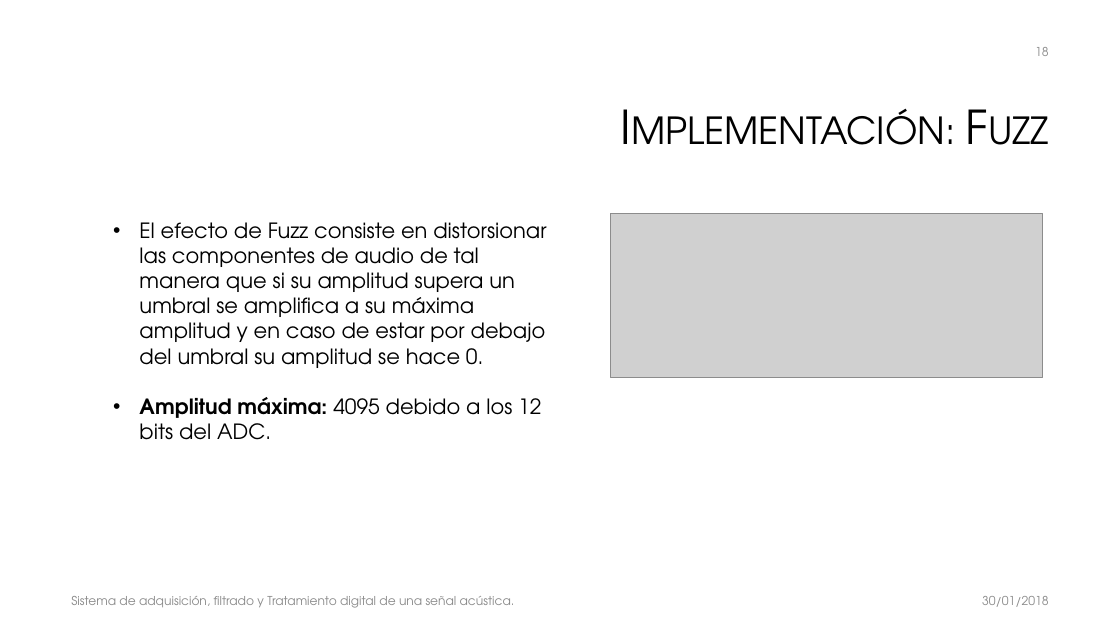
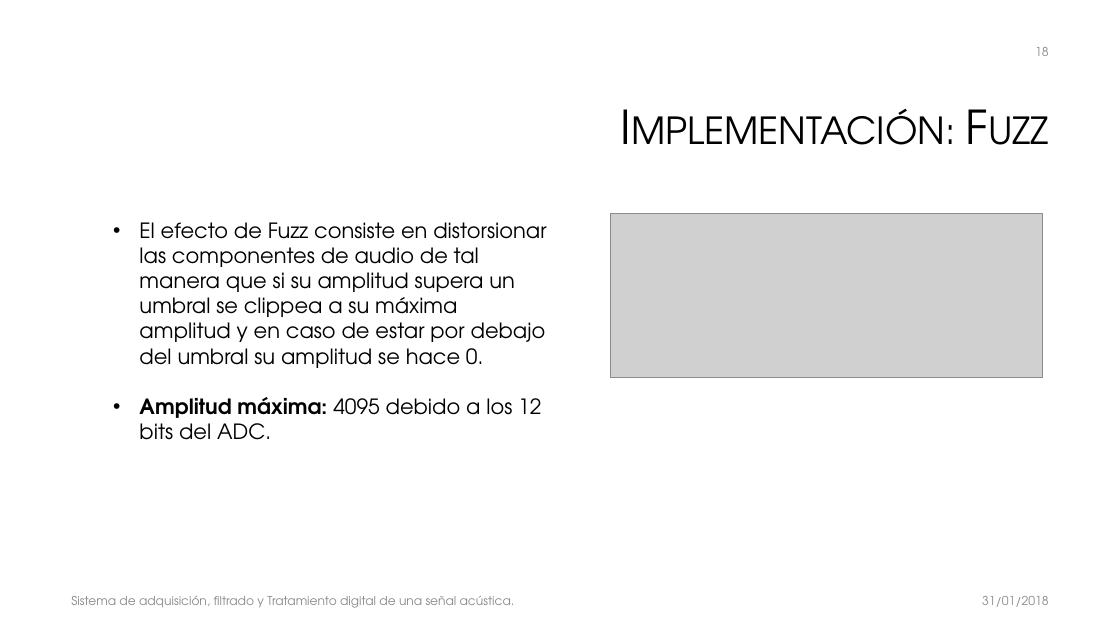
Before and after one commit to galledohm/Prueba1, a slide deck: slide 18 of Subsis/Presentación/Sistema de adquisición, filtrado y Tratamiento digital.pptx. Drawn at 1120x630 pixels with LibreOffice and Linux fonts; fonts in the diff are those of the drawing; grey boxes stand for pictures; background and template pictures are left out. Boxes give left, top, right and bottom in pixels: in the first picture for what was removed or moved away, otherwise in the second. Text is boxed around its words. In the diff, an @@ line names an element or a change of style, - is before the commit and + after.

```diff
--- a/Subsis/Presentación/Sistema de adquisición, filtrado y Tratamiento digital.pptx
+++ b/Subsis/Presentación/Sistema de adquisición, filtrado y Tratamiento digital.pptx
@@ text at (x1=139, y1=222, x2=546, y2=368): text changed @@
-  • El efecto de Fuzz consiste en distorsionar las componentes de audio de tal manera que si su amplitud supera un umbral se amplifica a su máxima amplitud y en caso de estar por debajo del umbral su amplitud se hace 0.
+  • El efecto de Fuzz consiste en distorsionar las componentes de audio de tal manera que si su amplitud supera un umbral se clippea a su máxima amplitud y en caso de estar por debajo del umbral su amplitud se hace 0.
@@ text at (x1=982, y1=596, x2=1048, y2=607): text changed @@
-30/01/2018
+31/01/2018
```
Also in this commit, not shown: 27 other slides changed.
